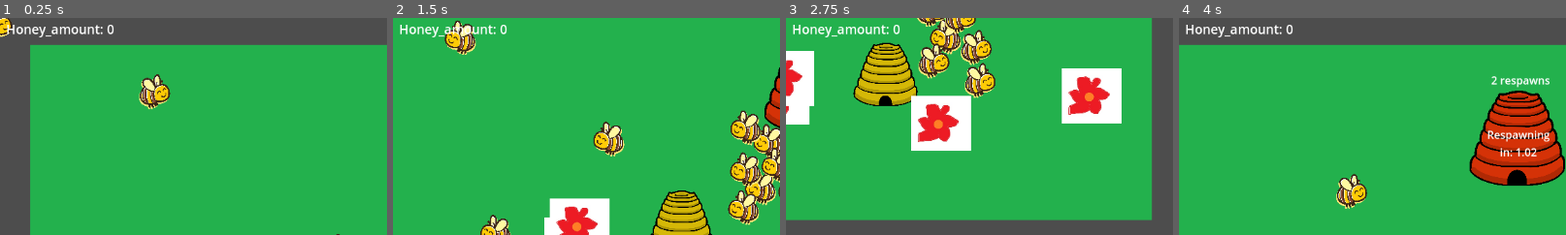
Above: before the commit, frames 1-4 (left to right).
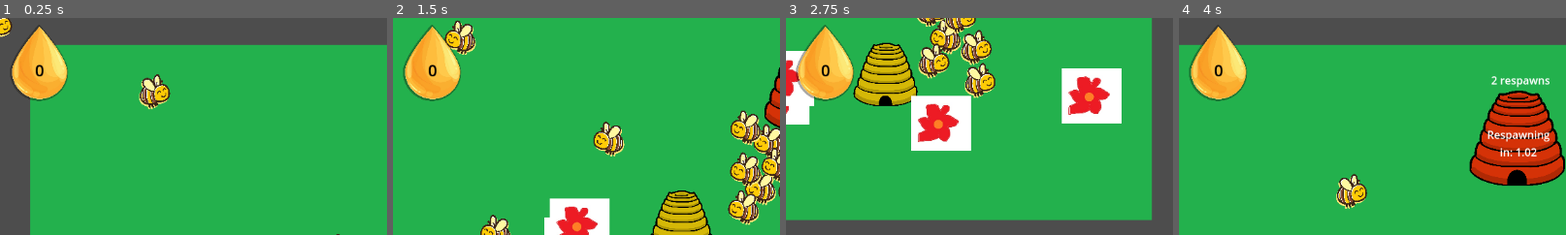
Above: after the commit, the same moments.

Repository: jam53/GMTK-Gamejam-2024
Game: Godot game, scene res://scenes/lawn.tscn
Two runs of this game, one before a commit and one after it. Both use one fixed random seed, a clock stepped at 60 frames per second and the inputs below.
Inputs (mouse positions are % of the whole screen's width and height, from its top left):
- Up to frame 1 (0.25 s): no input
- Up to frame 2 (1.5 s): move the mouse to (72, 45) at 0.52 s; press the mouse at (72, 45) at 0.53 s; hold D (right) 0.53-1.28 s; move the mouse to (30, 55) at 1.27 s; release the mouse at (30, 55) at 1.28 s; hold S (down) from 1.28 s (still down); tap Z (disable_follow) at 1.35 s; click (30, 55) at 1.42 s
- Up to frame 3 (2.75 s): move the mouse to (60, 28) at 2.02 s; release S (down) at 2.03 s; press the mouse at (60, 28) at 2.03 s; hold D (right) from 2.03 s (still down)
- Up to frame 4 (4 s): move the mouse to (45, 70) at 2.77 s; release D (right) at 2.78 s; release the mouse at (45, 70) at 2.78 s; hold W (up) 2.78-3.53 s; tap Z (disable_follow) at 2.85 s; click (45, 70) at 2.92 s; move the mouse to (80, 65) at 3.52 s; press the mouse at (80, 65) at 3.53 s; hold A (left) from 3.53 s (still down)
The pictures show only the part of the screen within x 0-50%, y 0-50%; the shares and areas given below are measured in that part.

The runs differ from the first frame. In frame 1, 4.1% of the frame differs, in the area x 1-30%, y 3-39%; in frame 2, 4.1%; in frame 3, 4.1%; in frame 4, 4.1%.

Commit message:
honey label

Diff:
--- a/scenes/lawn.tscn
+++ b/scenes/lawn.tscn
@@ -7,6 +7,7 @@
 [ext_resource type="PackedScene" uid="uid://n1qqy2sb7vrr" path="res://scenes/attackers_hive.tscn" id="4_c0gor"]
 [ext_resource type="Script" path="res://scripts/enemy_spawner.gd" id="4_yw1nr"]
 [ext_resource type="PackedScene" uid="uid://bmq34gkbityqd" path="res://scenes/ui/object_placer.tscn" id="5_6hlqp"]
+[ext_resource type="PackedScene" uid="uid://2ba3211jih8k" path="res://scenes/ui/honey_count_label.tscn" id="5_ak5ap"]
 [ext_resource type="PackedScene" uid="uid://bhysoj6yo0m6t" path="res://scenes/enemy_bear.tscn" id="5_h78oq"]
 [ext_resource type="PackedScene" uid="uid://dei8n40gtxqsw" path="res://scenes/enemy_rabbit.tscn" id="8_lk0uv"]
 [ext_resource type="PackedScene" uid="uid://dkaw854ax1oes" path="res://scenes/basic_flower.tscn" id="8_ub6ku"]
@@ -33,18 +34,14 @@
 
 [node name="CanvasLayer" type="CanvasLayer" parent="."]
 
-[node name="honeyamountlabel" type="Label" parent="CanvasLayer"]
-offset_left = 9.0
-offset_top = 3.0
-offset_right = 142.0
-offset_bottom = 26.0
-theme_override_font_sizes/font_size = 19
-text = "Honey amount: 0"
+[node name="HoneyCountLabel" parent="CanvasLayer" instance=ExtResource("5_ak5ap")]
+position = Vector2(92, 62)
+scale = Vector2(1, 1)
 
 [node name="ObjectPlacer" parent="CanvasLayer" node_paths=PackedStringArray("node_to_place_objects_in", "honey_amount_label") instance=ExtResource("5_6hlqp")]
 unique_name_in_owner = true
 node_to_place_objects_in = NodePath("../..")
-honey_amount_label = NodePath("../honeyamountlabel")
+honey_amount_label = NodePath("../HoneyCountLabel")
 
 [node name="Bee2" parent="." instance=ExtResource("8_v2b88")]
 position = Vector2(-99, 39)
--- /dev/null
+++ b/scenes/ui/honey_count_label.tscn
@@ -0,0 +1,31 @@
+[gd_scene load_steps=3 format=3 uid="uid://2ba3211jih8k"]
+
+[ext_resource type="Script" path="res://scripts/honey_count_label.gd" id="1_pacsa"]
+[ext_resource type="Texture2D" uid="uid://c4688lmmfs428" path="res://assets/sprites/temp/honey.png" id="2_h5ko0"]
+
+[node name="HoneyCountLabel" type="Node2D"]
+position = Vector2(6.99999, -4.00002)
+scale = Vector2(0.206046, 0.227656)
+script = ExtResource("1_pacsa")
+
+[node name="Shadow" type="Sprite2D" parent="."]
+modulate = Color(0.0823529, 0.0823529, 0.0823529, 0.360784)
+position = Vector2(-33.973, 4.3926)
+scale = Vector2(0.130394, 0.130394)
+texture = ExtResource("2_h5ko0")
+
+[node name="Sprite2D" type="Sprite2D" parent="."]
+position = Vector2(-33.1694, 4.7637)
+scale = Vector2(0.122935, 0.122935)
+texture = ExtResource("2_h5ko0")
+
+[node name="HoneyAmountLabel" type="Label" parent="."]
+offset_left = -111.626
+offset_top = -17.5704
+offset_right = 46.3743
+offset_bottom = 51.4296
+theme_override_colors/font_color = Color(0, 0, 0, 1)
+theme_override_font_sizes/font_size = 24
+text = "0"
+horizontal_alignment = 1
+vertical_alignment = 1
--- a/scenes/ui/inventory_item.tscn
+++ b/scenes/ui/inventory_item.tscn
@@ -1,4 +1,6 @@
-[gd_scene format=3 uid="uid://bs7gg22lrfboe"]
+[gd_scene load_steps=2 format=3 uid="uid://bs7gg22lrfboe"]
+
+[ext_resource type="PackedScene" uid="uid://2ba3211jih8k" path="res://scenes/ui/honey_count_label.tscn" id="1_4x2vj"]
 
 [node name="Item" type="TextureButton"]
 custom_minimum_size = Vector2(128, 128)
@@ -25,11 +27,9 @@
 theme_override_constants/margin_right = 12
 theme_override_constants/margin_bottom = -65
 
-[node name="Price" type="Label" parent="MarginContainer"]
-layout_mode = 2
-theme_override_font_sizes/font_size = 48
-text = "0"
-horizontal_alignment = 2
+[node name="Price" parent="MarginContainer" instance=ExtResource("1_4x2vj")]
+position = Vector2(34.5455, 26.3636)
+scale = Vector2(0.386155, 0.426655)
 
 [connection signal="mouse_entered" from="." to="." method="_on_mouse_entered"]
 [connection signal="mouse_exited" from="." to="." method="_on_mouse_exited"]
--- a/scripts/boids_component.gd
+++ b/scripts/boids_component.gd
@@ -37,6 +37,7 @@
 	flock_area.add_child(flock_area_shape)
 
 func _process(_delta):
+	# TODO: fix this for bees that spawn later. Probably move the stopmouse to the GameManager
 	if stopable and Input.is_action_just_pressed("disable_follow"):
 			if _stop_mouse_follow:
 				lure = null
--- /dev/null
+++ b/scripts/honey_count_label.gd
@@ -0,0 +1,15 @@
+extends Node2D
+
+class_name NumberLabel
+
+@onready var label = $HoneyAmountLabel
+
+func set_count(honeycount: int):
+	if honeycount >= 1000:
+		var formatted_count := "%.1fk" % (honeycount / 1000.0)
+		# Remove any unnecessary decimal point if the value is an integer (e.g., 1.0k -> 1k)
+		if formatted_count.ends_with(".0k"):
+			formatted_count = formatted_count.replace(".0k", "k")
+		label.text = formatted_count
+	else:
+		label.text = str(honeycount)
--- a/scripts/object_placer.gd
+++ b/scripts/object_placer.gd
@@ -3,7 +3,7 @@
 
 @export var node_to_place_objects_in: Node
 @export var item_template: PackedScene # Reference to the item template used to create new item instances
-@export var honey_amount_label : Label
+@export var honey_amount_label : NumberLabel
 
 @onready var inventory := $VBoxContainer/Inventory
 @onready var selected_item_label: Label = $VBoxContainer/SelectedItemTitle # Reference to the label that shows the currently selected item title
@@ -46,7 +46,7 @@
 		update_inventory_ui()
 
 func update_inventory_ui():
-	honey_amount_label.text = "Honey_amount: " + str(GameManager.honey_amount)
+	honey_amount_label.set_count(GameManager.honey_amount)
 	# Remove all old items in the UI
 	for item in inventory.get_children():
 		inventory.remove_child(item)
@@ -57,10 +57,12 @@
 			itemInstance.name = item.title
 			itemInstance.texture_normal = item.texture
 			itemInstance.texture_hover = item.texture
-			itemInstance.find_child("Price", true, false).text = str(item.price)
 			itemInstance.button_down.connect(_on_item_pressed.bind(item))
 
 			inventory.add_child(itemInstance)
+			var price_label = itemInstance.find_child("Price", true, false)
+			if price_label is NumberLabel:
+				price_label.set_count(item.price)
 
 # Fires when the user selects an item from the inventory by clicking on the item
 func _on_item_pressed(inventoryItem: InventoryItem):
Binary file added: assets/sprites/temp/honey.png
Not shown, added: assets/sprites/temp/honey.png.import
Not shown: 1 places in scenes/lawn.tscn that only renumber resources
